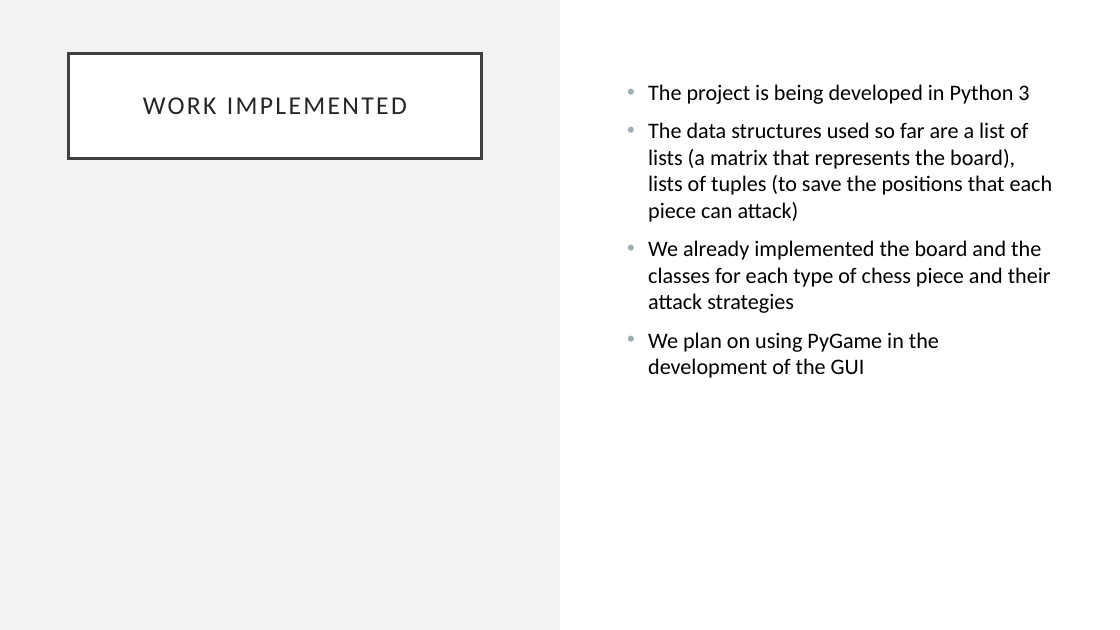
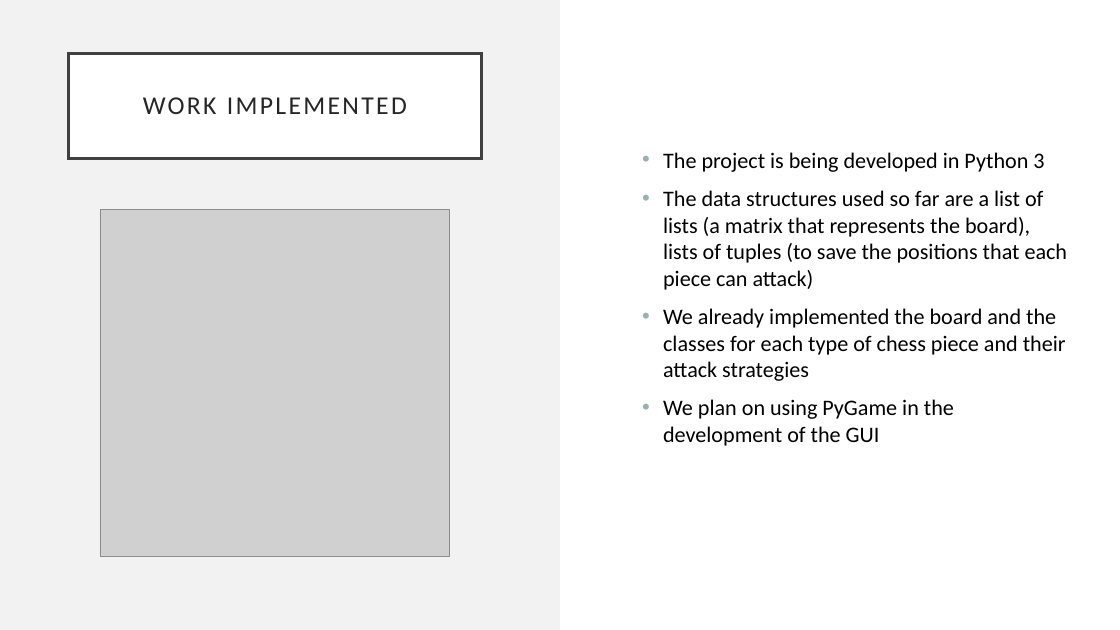
Before and after one commit to MartaMariz/IART-PROJ1, a slide deck: slide 6 of FirstCheckpoint.pptm. Drawn at 1120x630 pixels with LibreOffice and Linux fonts; fonts in the diff are those of the drawing; grey boxes stand for pictures. Boxes give left, top, right and bottom in pixels: in the first picture for what was removed or moved away, otherwise in the second. Text is boxed around its words. In the diff, an @@ line names an element or a change of style, - is before the commit and + after.

```diff
--- a/FirstCheckpoint.pptm
+++ b/FirstCheckpoint.pptm
@@ text "The project is being developed ...": place and size @@
-text "The project is being developed ..." at <box>648,84,1053,378</box>
+text "The project is being developed ..." at <box>663,152,1068,446</box>
@@ picture added at <box>100,210,450,556</box> @@
```
Also in this commit, not shown: 3 other slides changed.
